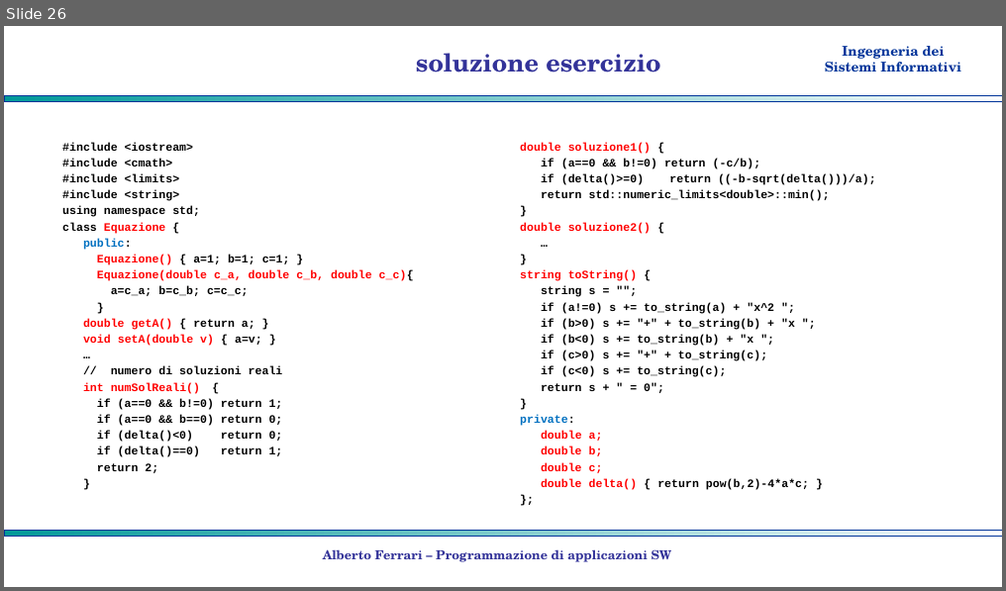
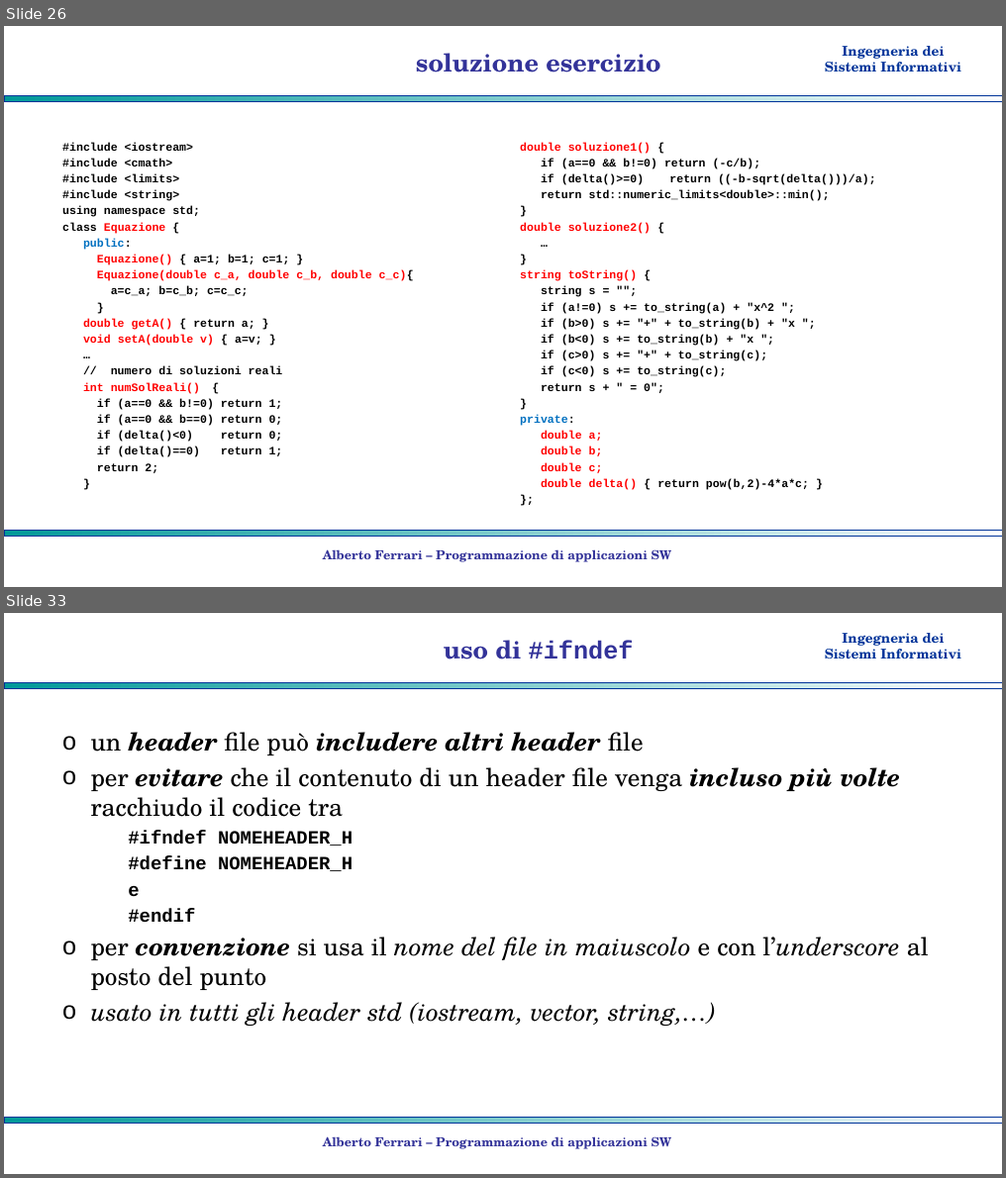
Before and after one commit to albertoferrari/pasw, a slide deck: lezioni/PASW04 - object oriented programming.pptx. Shown one above the other, each under a label of ours: slide 26 before the commit, slides 26 and 33 after it; the slides between them are not shown. The pictures are 1006x591 and 1006x1178 pixels, drawn with LibreOffice and Linux fonts; fonts in the diff are those of the drawing; background and template pictures are left out. Boxes give left, top, right and bottom in pixels: in the first picture for what was removed or moved away, otherwise in the second. Text is boxed around its words. In the diff, an @@ line names an element or a change of style, - is before the commit and + after.

```diff
--- a/lezioni/PASW04 - object oriented programming.pptx
+++ b/lezioni/PASW04 - object oriented programming.pptx
@@ slide 33 added at (x1=4, y1=613, x2=1002, y2=1174), background #FFFFFF; not listed: 3 template elements that a slide beside it also shows @@
@@ title added at (x1=444, y1=640, x2=634, y2=660), 24 pt, text #333399, bold @@
+uso di #ifndef
@@ text added at (x1=91, y1=732, x2=929, y2=1026), 24 pt, text #000000 @@
+o un header file può includere altri header file
+o per evitare che il contenuto di un header file venga incluso più volte racchiudo il codice tra
+    #ifndef NOMEHEADER_H
+    #define NOMEHEADER_H
+    e
+    #endif
+o per convenzione si usa il nome del file in maiuscolo e con l’underscore al posto del punto
+o usato in tutti gli header std (iostream, vector, string,…)
@@ text added at (x1=323, y1=1137, x2=672, y2=1150), 12 pt, text #333399, bold @@
+Alberto Ferrari – Programmazione di applicazioni SW
```
Also in this commit, not shown: 7 other slides added, 3 other files.
